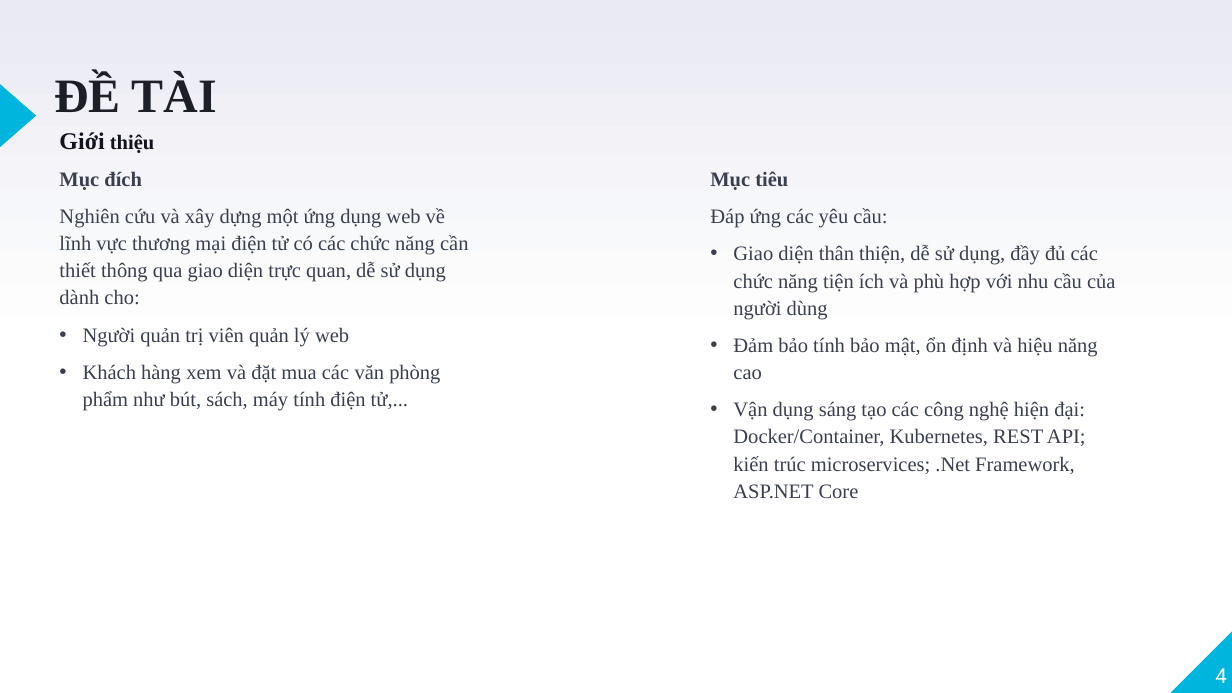
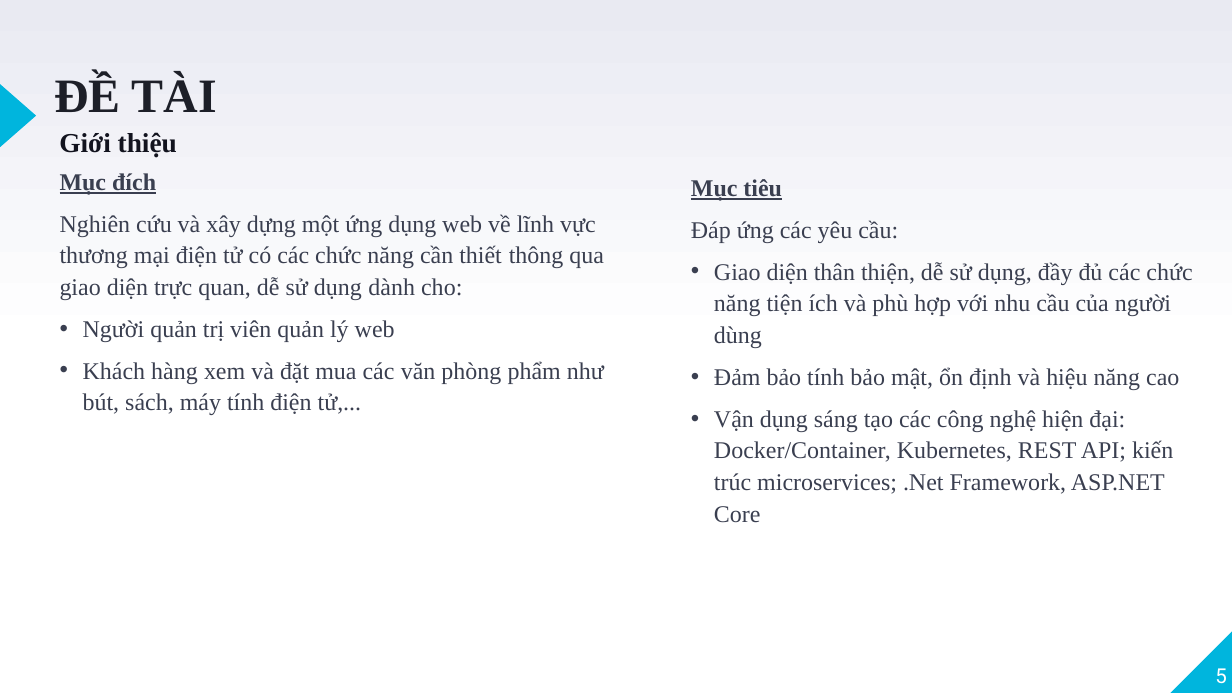
Before and after one commit to VoQuangTuong185/DoAnTotNghiep, a slide deck: slide 5 of Documentation/BCDK4/CN_185_VoQuangTuong_TomTat_BCCK.pptx (slide 4 before the commit). Drawn at 1232x693 pixels with LibreOffice and Linux fonts; fonts in the diff are those of the drawing. Boxes give left, top, right and bottom in pixels: in the first picture for what was removed or moved away, otherwise in the second. Text is boxed around its words. In the diff, an @@ line names an element or a change of style, - is before the commit and + after.

```diff
--- a/Documentation/BCDK4/CN_185_VoQuangTuong_TomTat_BCCK.pptx
+++ b/Documentation/BCDK4/CN_185_VoQuangTuong_TomTat_BCCK.pptx
@@ text "Giới thiệu" at box(59, 132, 177, 157): size 14 to 16 pt in "Giới"; size 12 to 16 pt in "thiệu" @@
@@ text "Mục đích" at box(60, 173, 604, 415): size 12 to 14 pt; underline on in "Mục đích" @@
@@ text "Mục tiêu": place and size @@
-text "Mục tiêu" at box(710, 171, 1115, 499)
+text "Mục tiêu" at box(691, 179, 1192, 523)
@@ text "Mục tiêu" at box(691, 179, 1192, 523): size 12 to 14 pt; underline on in "Mục tiêu" @@
@@ page number at box(1215, 668, 1227, 684): text changed @@
-4
+5
```
Also in this commit, not shown: 13 other slides changed, 8 other files.
